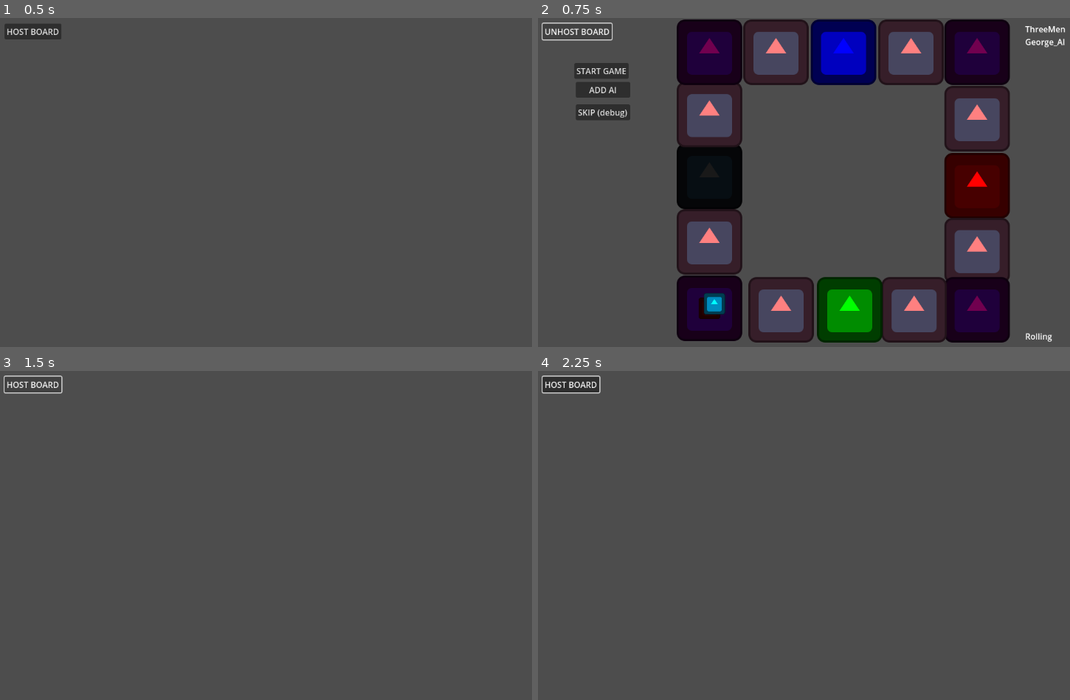
Above: before the commit, frames 1-4 (two rows, left to right).
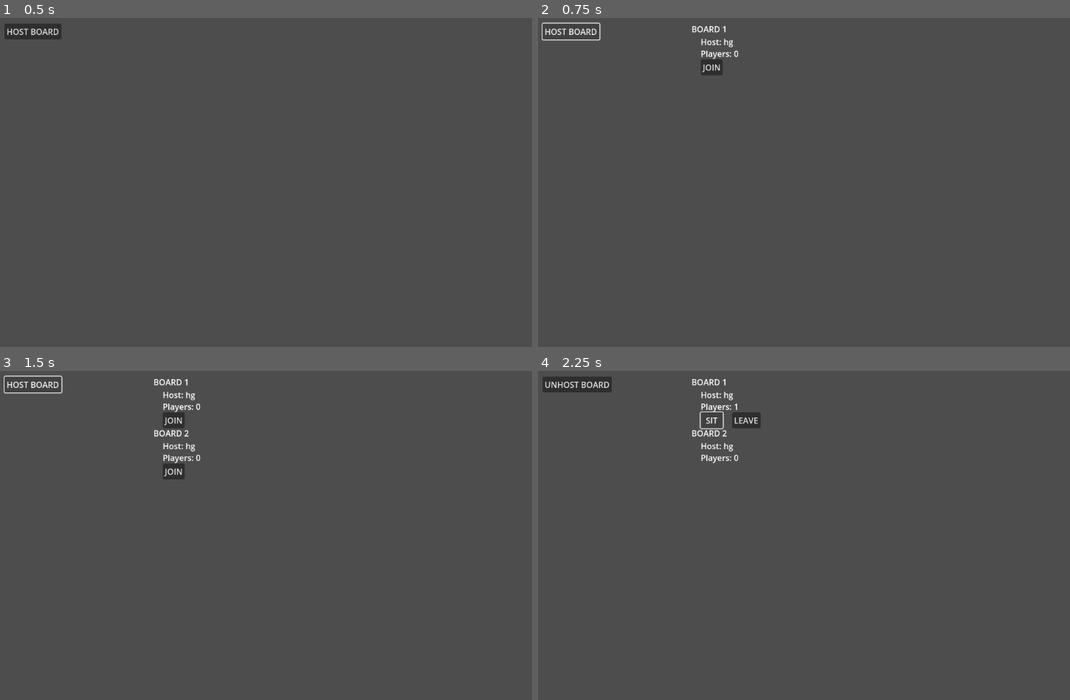
Above: after the commit, the same moments.

Repository: maclark/TheLandlordsGame
Game: Godot game, scene res://Landlord.tscn
The game is run twice, just before and just after one commit, with the same random seed, the same clock (stepped at 60 frames per second) and the same inputs. The engine's default icon, where the game draws it, is replaced by a stand-in: a white triangle on a blue panel in a dark square.
Inputs (mouse positions are in pixels of both pictures, inside the frame that each line leads up to):
- Up to frame 1 (0.5 s): no input
- Up to frame 2 (0.75 s): click "HOST BOARD" at 0.5 s
- Up to frame 3 (1.5 s): click "UNHOST BOARD" (after the commit: "HOST BOARD") at 1.25 s
- Up to frame 4 (2.25 s): click (713, 420) at 2 s, where only the run after the commit has a clickable "JOIN"

Frame 1 is identical in both runs. In frame 2, 32% of the frame differs, in the area x 1-100%, y 0-99%; in frame 3, 0.8%; in frame 4, 1.1%.

Commit message:
Created hosting/unhosting board layer, but it doesn't connect to creating and starting an actual baord yet

Diff:
--- /dev/null
+++ b/BoardListing.tscn
@@ -0,0 +1,39 @@
+[gd_scene load_steps=2 format=3 uid="uid://dunl5m0nq00sc"]
+
+[ext_resource type="Script" uid="uid://bxehaysjux55v" path="res://scripts/BoardListing.gd" id="1_8pj8l"]
+
+[node name="BoardListing" type="Node2D"]
+script = ExtResource("1_8pj8l")
+
+[node name="BoardId" type="Label" parent="."]
+offset_right = 88.0
+offset_bottom = 23.0
+text = "BOARD 999"
+
+[node name="Host" type="Label" parent="."]
+offset_left = 18.0
+offset_top = 25.0
+offset_right = 59.0
+offset_bottom = 48.0
+text = "Host:"
+
+[node name="PlayerCount" type="Label" parent="."]
+offset_left = 18.0
+offset_top = 48.0
+offset_right = 79.0
+offset_bottom = 71.0
+text = "Players:"
+
+[node name="Join" type="Button" parent="."]
+offset_left = 18.0
+offset_top = 71.0
+offset_right = 61.0
+offset_bottom = 102.0
+text = "JOIN"
+
+[node name="Leave" type="Button" parent="."]
+offset_left = 79.0
+offset_top = 71.0
+offset_right = 122.0
+offset_bottom = 102.0
+text = "LEAVE"
--- a/GameBoard.tscn
+++ b/GameBoard.tscn
@@ -39,6 +39,13 @@
 offset_right = 180.0
 offset_bottom = 156.0
 text = "ADD AI"
+
+[node name="LeaveBoard" type="Button" parent="."]
+offset_left = 952.0
+offset_top = 566.0
+offset_right = 1067.0
+offset_bottom = 597.0
+text = "LEAVE BOARD"
 
 [node name="GameUI" type="Node2D" parent="."]
 
--- a/Landlord.tscn
+++ b/Landlord.tscn
@@ -11,3 +11,5 @@
 offset_right = 110.0
 offset_bottom = 42.0
 text = "HOST GAME"
+
+[node name="Listings" type="Node2D" parent="."]
--- /dev/null
+++ b/scripts/BoardListing.gd
@@ -0,0 +1,34 @@
+extends Node2D
+
+class_name BoardListing
+
+var id: int = -1
+var host: User
+var player_count: int = 0
+
+@onready var id_lab: Label = $BoardId
+@onready var host_lab: Label = $Host
+@onready var player_count_lab: Label = $PlayerCount
+@onready var join_butt: Button = $Join
+@onready var leave_butt: Button = $Leave
+
+var board: GameBoard = null
+
+func init(new_id: int, new_host: User) -> void:
+	print("BOARD_" + str(new_id) + " initialized by host: " + new_host.nickname)
+	id = new_id
+	host = new_host
+	set_player_count(0)
+	id_lab.text = "BOARD " + str(id)
+	host_lab.text = "Host: " + host.nickname
+	# lord connects the join_butt so it can see user i guess
+
+func set_player_count(count: int) -> void:
+	player_count = count
+	player_count_lab.text = "Players: " + str(player_count)
+	print("BOARD_" + str(id) + " " + player_count_lab.text)
+
+#func load_board(data: BoardData) -> void:
+	#new board
+	#new board.data = data
+	#hurray!
--- a/scripts/GameBoard.gd
+++ b/scripts/GameBoard.gd
@@ -95,6 +95,8 @@
 	add_ai_button.pressed.connect(add_ai)
 	var temp_skip_button: Button = $Skip
 	temp_skip_button.pressed.connect(skip_input)
+	var leave_board_button: Button = $LeaveBoard
+	leave_board_button.pressed.connect(leave_board)
 
 	# connect buttons
 	roll_butt.pressed.connect(roll_dice)
@@ -129,6 +131,10 @@
 	print("Go forth and labor upon Mother Earth!")
 	current_player_index = -1
 	next_turn()
+
+func leave_board(p: Player) -> void:
+	# do we just mark player as having left and then on their turn they quit?
+	p.left_game = true
 
 func _process(delta: float) -> void:
 	mode_lab.text = str(Mode.keys()[mode]) # DEBUG
@@ -238,6 +244,12 @@
 	add_child(label)
 	player_labels.append(label)
 
+func redraw_player_labels() -> void:
+	var y_offset = 10.0
+	for lab in player_labels:
+		y_offset += player_label_spacing
+		lab.position = Vector2(get_viewport().size.x - 200.0, y_offset)
+
 func remove_player(nickname : String) -> void:
 	var index = -1
 	for i in players.size():
@@ -252,18 +264,33 @@
 		print("couldn't find player with name %s " % name)
 
 func next_turn() -> void:
-	mode = Mode.Rolling
 	current_player_index = (current_player_index + 1) % players.size()
 	current_player = players[current_player_index]
-	current_player_label.text = current_player.nickname
-	update_money(current_player)
-	roll_butt.disabled = false
-	roll_butt.text = "ROLL"
-	bid_butt.disabled = true
-	pass_bid_butt.disabled = true
-	end_turn_butt.disabled = true
-	turn_timer = time_per_turn
-	print("now it's %s's turn!" % current_player.nickname)
+	if current_player.left_game:
+		players.remove_at(current_player_index)
+		current_player_index -= 1
+		redraw_player_labels()
+		# check for any local players
+		var stay_on_board = false
+		for p in players:
+			if p.user.local:
+				stay_on_board = true
+		if stay_on_board:
+			next_turn()
+		elif current_player.user.local:
+			current_player.user.board = null
+
+	else:
+		current_player_label.text = current_player.nickname
+		update_money(current_player)
+		roll_butt.disabled = false
+		roll_butt.text = "ROLL"
+		bid_butt.disabled = true
+		pass_bid_butt.disabled = true
+		end_turn_butt.disabled = true
+		turn_timer = time_per_turn
+		mode = Mode.Rolling
+		print("now it's %s's turn!" % current_player.nickname)
 
 func update_money(p: Player) -> void:
 	if p == current_player:
--- a/scripts/Landlord.gd
+++ b/scripts/Landlord.gd
@@ -1,16 +1,20 @@
 class_name Landlord
 extends Node2D
 
+# TODO a chat! duh, ugh
 
-var GameBoardScene = preload("res://GameBoard.tscn")
-var PlayerTokenScene = preload("res://PlayerToken.tscn")
-var PlayerClass = preload("res://scripts/Player.gd")
-var UserClass = preload("res://scripts/User.gd")
-var boards : Array[GameBoard] = []
-var default_player_names : Array[String] = []
-var hosting_button : Button = null
-var fake_user : User = null
-var board_count : int = 0
+@onready var listings:				Node2D = $Listings
+
+var BoardListingScene 		= preload("res://BoardListing.tscn")
+var GameBoardScene 			= preload("res://GameBoard.tscn")
+var PlayerTokenScene 		= preload("res://PlayerToken.tscn")
+var PlayerClass 			= preload("res://scripts/Player.gd")
+var UserClass 				= preload("res://scripts/User.gd")
+var board_listings:			Array[BoardListing] = []
+var default_player_names: 	Array[String] = []
+var hosting_button: 		Button = null
+var fake_user: 				User = null
+var board_count: 			int = 0
 
 # default settings
 const MAX_PLAYERS 				= 99
@@ -36,18 +40,76 @@
 func pressed_hosting_button(butt : Button) -> void:
 	# need to get user from browser somehow here
 	if butt.text == "HOST BOARD":
-		butt.text = "UNHOST BOARD"
-		host_board(fake_user)
+		create_board_listing(fake_user)
+	elif fake_user.listing:
+		var listing = fake_user.listing
+		leave_board(listing.id)
+		remove_board_listing(listing.id)
+		butt.text = "HOST BOARD"
+
+func draw_board_listings() -> void:
+	var y_offset = 10;
+	for listing in board_listings:
+		listing.position = Vector2(300, y_offset)
+		y_offset += 100.0
+
+func create_board_listing(host: User) -> void:
+	board_count += 1
+	var listing = BoardListingScene.instantiate() as BoardListing
+	listings.add_child(listing)
+	board_listings.append(listing)
+	listing.init(board_count, host)
+	listing.join_butt.visible = fake_user.board == null
+	listing.leave_butt.visible = false
+	listing.join_butt.pressed.connect(func(): join_board(listing.id))
+	listing.leave_butt.pressed.connect(func(): leave_board(listing.id))
+	draw_board_listings()
+
+func remove_board_listing(id: int) -> void:
+	var listing_index = board_listings.find_custom(func(l): return l.id == id)
+	var listing = board_listings[listing_index]
+	if listing != null:
+		listing.queue_free()
+		board_listings.remove_at(listing_index)
+	draw_board_listings()
+
+func hide_board() -> void:
+	listings.visisble = true
+	fake_user.board.visible = false
+
+func join_board(id: int) -> void:
+	hosting_button.text = "UNHOST BOARD"
+	var listing_index = board_listings.find_custom(func(l): return l.id == id)
+	var listing = board_listings[listing_index]
+	if listing.join_butt.text == "SIT":
+		# TODO NEXT
+		fake_user.board.visible = true
+		listings.visible = false
 	else:
-		butt.text = "HOST BOARD"
-		unhost_board(fake_user)
+		fake_user.listing = listing
+		listing.set_player_count(listing.player_count + 1)
+		listing.join_butt.text = "SIT"
+		listing.leave_butt.visible = true
+		for l in board_listings:
+			if l != listing:
+				l.join_butt.visible = false
+
+func leave_board(id: int) -> void:
+	hosting_button.text = "HOST BOARD"
+	fake_user.listing = null
+	var listing_index = board_listings.find_custom(func(l): return l.id == id)
+	var listing = board_listings[listing_index]
+	listing.set_player_count(listing.player_count - 1)
+	listing.join_butt.text = "JOIN"
+	listing.leave_butt.visible = false
+	for l in board_listings:
+		l.join_butt.visible = true
 
 func host_board(user : User) -> void:
 	var board = GameBoardScene.instantiate() as GameBoard
 	add_child(board)
 	board_count += 1
 	board.init_board(board_count, self, user)
-	boards.append(board)
 	board.add_player(user, false)
 	board.add_ai()
 	print("hosting board_%s" % board.id)
@@ -64,26 +126,4 @@
 	print("unhosting board_%s" % board.id)
 	for p in board.players:
 		p.user.board = null
-	boards.erase(board)
 	board.queue_free()
-
-func make_board_public(user : User) -> void:
-	if user.board:
-		user.board.private_board = true
-	refresh_board_list()
-
-func make_board_private(user : User) -> void:
-	if user.board:
-		user.board.private_board = true
-	refresh_board_list()
-
-func refresh_board_list() -> void:
-	var public_games = ""
-	var private_games = ""
-	for board in boards:
-		if board.private_board:
-			private_games += "board_%s is private, hosted by %s.\n" % [board.id, board.host.nickname]
-		else:
-			public_games += "board_%s is public, hosted by %s.\n" % [board.id, board.host.nickname]
-	print(public_games)
-	print(private_games)
--- a/scripts/Player.gd
+++ b/scripts/Player.gd
@@ -8,3 +8,4 @@
 var money: int
 var properties: Array[Square] = []
 var in_jail: bool = false
+var left_game: bool = false
--- a/scripts/User.gd
+++ b/scripts/User.gd
@@ -1,7 +1,10 @@
 # this is what a person browsing the website will be
 # when they join a game, they can become a player
+# they can also host multiple local players
 class_name User
 extends Node
 
-var board : GameBoard = null
-var nickname : String = "hg"
+var board: 		GameBoard = null
+var listing: 	BoardListing = null
+var nickname: 	String = "hg"
+var local: 		bool = false
